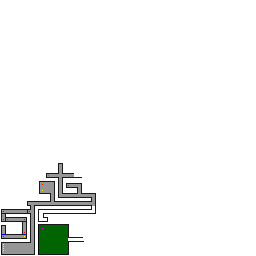
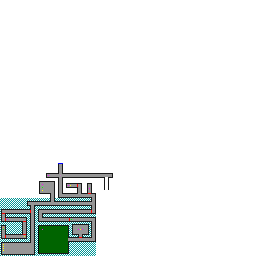
Before/after of a w=256, h=256 layered artwork. What changed in the layer stack:
painted on "Layer 1" over (0, 173, 113, 256)
